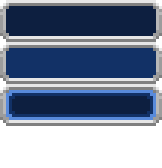
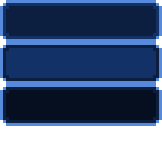
Two versions of the same layered image (162×168). Layer-by-layer changes:
hid group "Frame" (3 layers) over [0, 0, 162, 126]
painted on "Holo.Idle" over [3, 6, 159, 36]
painted on "Holo.Hover" over [3, 48, 159, 78]
painted on "Holo.Press 2" over [3, 90, 159, 120]
